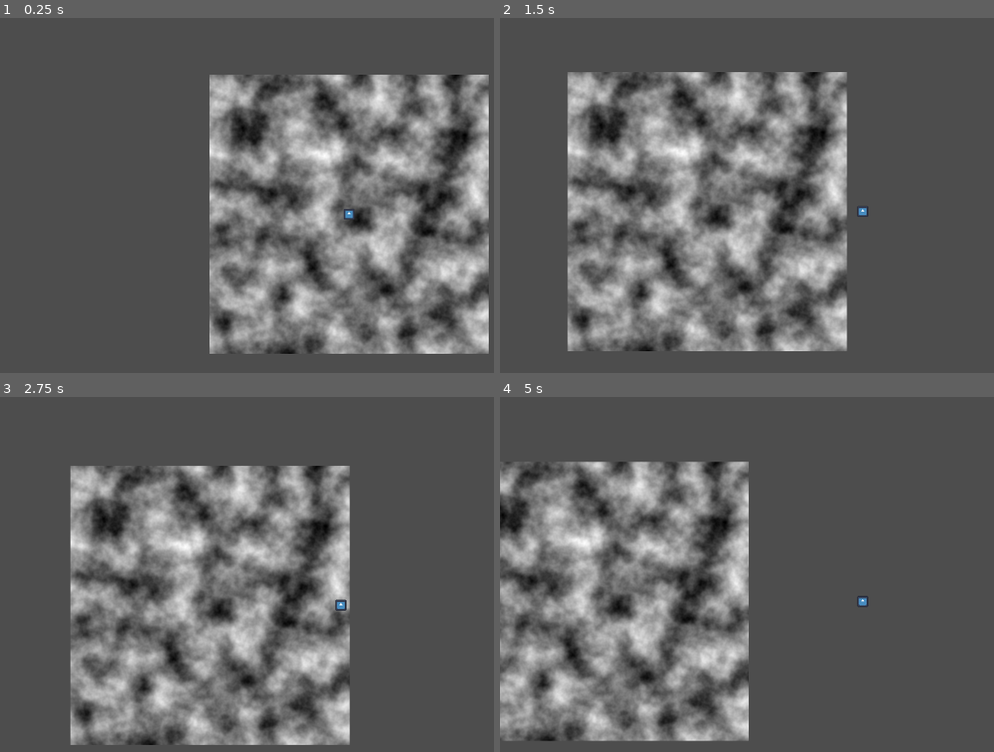
Above: before the commit, frames 1-4 (two rows, left to right).
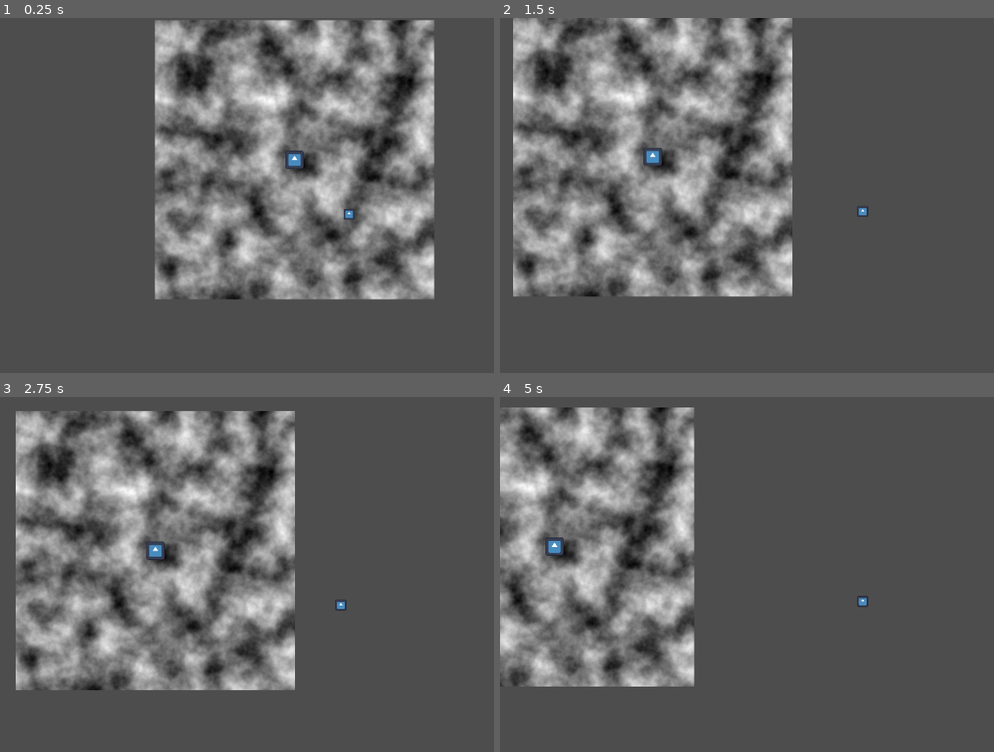
Above: after the commit, the same moments.

Repository: ICICLE-Studios/Soul-of-Nature
Game: Godot game, scene res://scenes/level.tscn
Two runs of this game, one before a commit and one after it. Both use one fixed random seed, a clock stepped at 60 frames per second and the inputs below. The engine's default icon, where the game draws it, is replaced by a stand-in: a white triangle on a blue panel in a dark square.
Inputs (mouse positions are in pixels of both pictures, inside the frame that each line leads up to):
- Up to frame 1 (0.25 s): no input
- Up to frame 2 (1.5 s): tap Enter (ui_accept) at 0.5, 0.6, 0.77, 1.07, 1.35 s; move the mouse to (outside the picture) at 0.52 s; hold Right (ui_right) from 0.53 s (still down); move the mouse to (707, 234) at 1.27 s
- Up to frame 3 (2.75 s): tap Enter (ui_accept) at 1.52, 1.82, 2.1 s; move the mouse to (419, 507) at 2.02 s; release Right (ui_right) at 2.03 s; hold Left (ui_left) from 2.03 s (still down)
- Up to frame 4 (5 s): move the mouse to (816, 670) at 2.77 s; release Left (ui_left) at 2.78 s; hold Right (ui_right) 2.78-4.28 s; tap Enter (ui_accept) at 2.85, 3.02, 3.32, 3.6, 3.77, 4.07, 4.35, 4.52, 4.82 s; move the mouse to (outside the picture) at 3.52 s; move the mouse to (638, 535) at 4.27 s; hold Left (ui_left) from 4.28 s (still down)

The runs differ from the first frame. In frame 1, 43% of the frame differs, in the area x 31-99%, y 0-95%; in frame 2, 43%; in frame 3, 43%, in the area x 3-71%, y 3-99%; in frame 4, 33%.

Commit message:
Enemigo seguimiento
El enemigo te persigue al entrar en su área y al salir vuelve a su posición inicial.

Diff:
--- a/project.godot
+++ b/project.godot
@@ -19,3 +19,43 @@
 
 window/size/viewport_width=1280
 window/size/viewport_height=720
+
+[input]
+
+ui_left={
+"deadzone": 0.5,
+"events": [Object(InputEventKey,"resource_local_to_scene":false,"resource_name":"","device":0,"window_id":0,"alt_pressed":false,"shift_pressed":false,"ctrl_pressed":false,"meta_pressed":false,"pressed":false,"keycode":4194319,"physical_keycode":0,"key_label":0,"unicode":0,"echo":false,"script":null)
+, Object(InputEventJoypadButton,"resource_local_to_scene":false,"resource_name":"","device":0,"button_index":13,"pressure":0.0,"pressed":false,"script":null)
+, Object(InputEventJoypadMotion,"resource_local_to_scene":false,"resource_name":"","device":0,"axis":0,"axis_value":-1.0,"script":null)
+, Object(InputEventKey,"resource_local_to_scene":false,"resource_name":"","device":0,"window_id":0,"alt_pressed":false,"shift_pressed":false,"ctrl_pressed":false,"meta_pressed":false,"pressed":false,"keycode":0,"physical_keycode":65,"key_label":0,"unicode":0,"echo":false,"script":null)
+]
+}
+ui_right={
+"deadzone": 0.5,
+"events": [Object(InputEventKey,"resource_local_to_scene":false,"resource_name":"","device":0,"window_id":0,"alt_pressed":false,"shift_pressed":false,"ctrl_pressed":false,"meta_pressed":false,"pressed":false,"keycode":4194321,"physical_keycode":0,"key_label":0,"unicode":0,"echo":false,"script":null)
+, Object(InputEventJoypadButton,"resource_local_to_scene":false,"resource_name":"","device":0,"button_index":14,"pressure":0.0,"pressed":false,"script":null)
+, Object(InputEventJoypadMotion,"resource_local_to_scene":false,"resource_name":"","device":0,"axis":0,"axis_value":1.0,"script":null)
+, Object(InputEventKey,"resource_local_to_scene":false,"resource_name":"","device":0,"window_id":0,"alt_pressed":false,"shift_pressed":false,"ctrl_pressed":false,"meta_pressed":false,"pressed":false,"keycode":0,"physical_keycode":68,"key_label":0,"unicode":0,"echo":false,"script":null)
+]
+}
+ui_up={
+"deadzone": 0.5,
+"events": [Object(InputEventKey,"resource_local_to_scene":false,"resource_name":"","device":0,"window_id":0,"alt_pressed":false,"shift_pressed":false,"ctrl_pressed":false,"meta_pressed":false,"pressed":false,"keycode":4194320,"physical_keycode":0,"key_label":0,"unicode":0,"echo":false,"script":null)
+, Object(InputEventJoypadButton,"resource_local_to_scene":false,"resource_name":"","device":0,"button_index":11,"pressure":0.0,"pressed":false,"script":null)
+, Object(InputEventJoypadMotion,"resource_local_to_scene":false,"resource_name":"","device":0,"axis":1,"axis_value":-1.0,"script":null)
+, Object(InputEventKey,"resource_local_to_scene":false,"resource_name":"","device":0,"window_id":0,"alt_pressed":false,"shift_pressed":false,"ctrl_pressed":false,"meta_pressed":false,"pressed":false,"keycode":0,"physical_keycode":87,"key_label":0,"unicode":0,"echo":false,"script":null)
+]
+}
+ui_down={
+"deadzone": 0.5,
+"events": [Object(InputEventKey,"resource_local_to_scene":false,"resource_name":"","device":0,"window_id":0,"alt_pressed":false,"shift_pressed":false,"ctrl_pressed":false,"meta_pressed":false,"pressed":false,"keycode":4194322,"physical_keycode":0,"key_label":0,"unicode":0,"echo":false,"script":null)
+, Object(InputEventJoypadButton,"resource_local_to_scene":false,"resource_name":"","device":0,"button_index":12,"pressure":0.0,"pressed":false,"script":null)
+, Object(InputEventJoypadMotion,"resource_local_to_scene":false,"resource_name":"","device":0,"axis":1,"axis_value":1.0,"script":null)
+, Object(InputEventKey,"resource_local_to_scene":false,"resource_name":"","device":0,"window_id":0,"alt_pressed":false,"shift_pressed":false,"ctrl_pressed":false,"meta_pressed":false,"pressed":false,"keycode":0,"physical_keycode":83,"key_label":0,"unicode":0,"echo":false,"script":null)
+]
+}
+
+[layer_names]
+
+2d_physics/layer_1="Player"
+2d_physics/layer_2="Enemy"
--- a/scenes/CharacterBody2D.gd
+++ /dev/null
@@ -1,34 +0,0 @@
-extends CharacterBody2D
-
-
-const SPEED = 300.0
-const JUMP_VELOCITY = -400.0
-
-# Get the gravity from the project settings to be synced with RigidBody nodes.
-var gravity = ProjectSettings.get_setting("physics/2d/default_gravity")
-
-
-func _physics_process(delta):
-	# Add the gravity.
-	#if not is_on_floor():
-	#	velocity.y += gravity * delta
-
-	# Handle Jump.
-	if Input.is_action_just_pressed("ui_accept") and is_on_floor():
-		velocity.y = JUMP_VELOCITY
-
-	# Get the input direction and handle the movement/deceleration.
-	# As good practice, you should replace UI actions with custom gameplay actions.
-	var horizontalInput = Input.get_axis("ui_left", "ui_right")
-	var verticalInput = Input.get_axis("ui_up", "ui_down")
-	if horizontalInput:
-		velocity.x = horizontalInput * SPEED
-	else:
-		velocity.x = move_toward(velocity.x, 0, SPEED)
-
-	if verticalInput:
-		velocity.y = verticalInput * SPEED
-	else:
-		velocity.y = move_toward(velocity.y, 0, SPEED)
-
-	move_and_slide()
--- a/scenes/level.tscn
+++ b/scenes/level.tscn
@@ -1,8 +1,14 @@
-[gd_scene load_steps=7 format=3 uid="uid://brxejphnlvkkt"]
+[gd_scene load_steps=12 format=3 uid="uid://brxejphnlvkkt"]
 
 [ext_resource type="Script" path="res://scripts/player_camera.gd" id="1_2wegk"]
-[ext_resource type="Script" path="res://scenes/CharacterBody2D.gd" id="1_m2mmq"]
 [ext_resource type="Texture2D" uid="uid://b3ccojcrg4i4i" path="res://icon.svg" id="2_q725h"]
+[ext_resource type="Script" path="res://scripts/player_controller.gd" id="2_vpdyx"]
+[ext_resource type="Script" path="res://scripts/Enemy/enemy_controller.gd" id="4_gshsc"]
+
+[sub_resource type="NavigationPolygon" id="NavigationPolygon_5vf1p"]
+vertices = PackedVector2Array(117, -257, 256, -254, 257, 23, 255, 257, -258, 256, -256, -53, -45, -257, -257, -256)
+polygons = Array[PackedInt32Array]([PackedInt32Array(0, 1, 2, 3, 4, 5, 6), PackedInt32Array(6, 5, 7)])
+outlines = Array[PackedVector2Array]([PackedVector2Array(-45, -257, -257, -256, -256, -53, -258, 256, 255, 257, 257, 23, 256, -254, 117, -257)])
 
 [sub_resource type="FastNoiseLite" id="FastNoiseLite_vro0e"]
 
@@ -11,7 +17,17 @@
 
 [sub_resource type="CircleShape2D" id="CircleShape2D_yy7ra"]
 
+[sub_resource type="CircleShape2D" id="CircleShape2D_oxssa"]
+
+[sub_resource type="CircleShape2D" id="CircleShape2D_kmxbj"]
+
+[sub_resource type="CircleShape2D" id="CircleShape2D_0wwgh"]
+radius = 79.0
+
 [node name="Level" type="Node2D"]
+
+[node name="NavigationRegion2D" type="NavigationRegion2D" parent="."]
+navigation_polygon = SubResource("NavigationPolygon_5vf1p")
 
 [node name="PlayerCamera" type="Camera2D" parent="."]
 script = ExtResource("1_2wegk")
@@ -23,9 +39,10 @@
 
 [node name="Player" type="CharacterBody2D" parent="."]
 unique_name_in_owner = true
+position = Vector2(100, 100)
 motion_mode = 1
 platform_on_leave = 2
-script = ExtResource("1_m2mmq")
+script = ExtResource("2_vpdyx")
 
 [node name="CollisionShape2D" type="CollisionShape2D" parent="Player"]
 shape = SubResource("CircleShape2D_yy7ra")
@@ -33,3 +50,45 @@
 [node name="Sprite2D" type="Sprite2D" parent="Player"]
 scale = Vector2(-0.155, 0.155)
 texture = ExtResource("2_q725h")
+
+[node name="Area2D" type="Area2D" parent="Player"]
+collision_mask = 0
+
+[node name="CollisionShape2D" type="CollisionShape2D" parent="Player/Area2D"]
+shape = SubResource("CircleShape2D_oxssa")
+
+[node name="Enemy" type="CharacterBody2D" parent="." node_paths=PackedStringArray("player")]
+collision_layer = 2
+motion_mode = 1
+wall_min_slide_angle = 0.0
+script = ExtResource("4_gshsc")
+player = NodePath("../Player")
+
+[node name="Sprite2D" type="Sprite2D" parent="Enemy"]
+scale = Vector2(0.26, 0.26)
+texture = ExtResource("2_q725h")
+
+[node name="CollisionShape2D" type="CollisionShape2D" parent="Enemy"]
+scale = Vector2(1.84, 1.84)
+shape = SubResource("CircleShape2D_kmxbj")
+
+[node name="Navigation" type="Node2D" parent="Enemy"]
+
+[node name="NavigationAgent2D" type="NavigationAgent2D" parent="Enemy/Navigation"]
+
+[node name="Timer" type="Timer" parent="Enemy/Navigation"]
+wait_time = 0.2
+autostart = true
+
+[node name="Area" type="Node2D" parent="Enemy"]
+
+[node name="Area2D" type="Area2D" parent="Enemy/Area"]
+collision_layer = 0
+
+[node name="CollisionShape2D" type="CollisionShape2D" parent="Enemy/Area/Area2D"]
+shape = SubResource("CircleShape2D_0wwgh")
+debug_color = Color(0.823529, 0, 0, 0.419608)
+
+[connection signal="timeout" from="Enemy/Navigation/Timer" to="Enemy" method="_on_timer_timeout"]
+[connection signal="area_entered" from="Enemy/Area/Area2D" to="Enemy" method="_on_area_2d_area_entered"]
+[connection signal="area_exited" from="Enemy/Area/Area2D" to="Enemy" method="_on_area_2d_area_exited"]
--- /dev/null
+++ b/scripts/Enemy/enemy_controller.gd
@@ -0,0 +1,41 @@
+extends CharacterBody2D
+
+const SPEED = 50.0
+
+
+@export var player: Node2D
+@onready var nav_agent = $Navigation/NavigationAgent2D
+var detection = null;
+var start_position;
+
+func _ready():
+	start_position = self.global_position
+	nav_agent.path_desired_distance = 4
+	nav_agent.target_desired_distance = 4
+	pass
+
+func _physics_process(_delta):
+	var dir = to_local(nav_agent.get_next_path_position()).normalized()
+	velocity = dir * SPEED
+	move_and_slide()
+
+func makepath():
+	if detection:
+		nav_agent.target_position = player.global_position
+	else:
+		nav_agent.target_position = start_position
+
+func _on_timer_timeout():
+	makepath()
+
+func _on_area_2d_area_entered(area):
+	detection = area.owner
+	print("Entra jugador")
+	pass
+
+
+func _on_area_2d_area_exited(area):
+	if detection == area.owner:
+		print("Sale jugador")
+		detection = null
+	pass
--- a/scripts/player_camera.gd
+++ b/scripts/player_camera.gd
@@ -10,7 +10,6 @@
 
 func _ready():
 	pass
-
 
 func _physics_process(delta):
 	var player_position = player.position
--- /dev/null
+++ b/scripts/player_controller.gd
@@ -0,0 +1,19 @@
+extends CharacterBody2D
+
+const SPEED = 300.0
+
+func _physics_process(_delta):
+	var horizontalInput = Input.get_axis("ui_left", "ui_right")
+	var verticalInput = Input.get_axis("ui_up", "ui_down")
+
+	if horizontalInput:
+		velocity.x = horizontalInput * SPEED
+	else:
+		velocity.x = move_toward(velocity.x, 0, SPEED)
+
+	if verticalInput:
+		velocity.y = verticalInput * SPEED
+	else:
+		velocity.y = move_toward(velocity.y, 0, SPEED)
+
+	move_and_slide()
Not shown, added: scenes/lev2B34.tmp
Not shown, added: scenes/lev3507.tmp
Not shown, added: scenes/lev454B.tmp
Not shown, added: scenes/lev57F1.tmp
Not shown, added: scenes/lev8C23.tmp
Not shown, added: scenes/levB060.tmp
Not shown, added: scenes/levBA33.tmp
Not shown, added: scenes/levC845.tmp
Not shown, added: scenes/levF9DC.tmp
